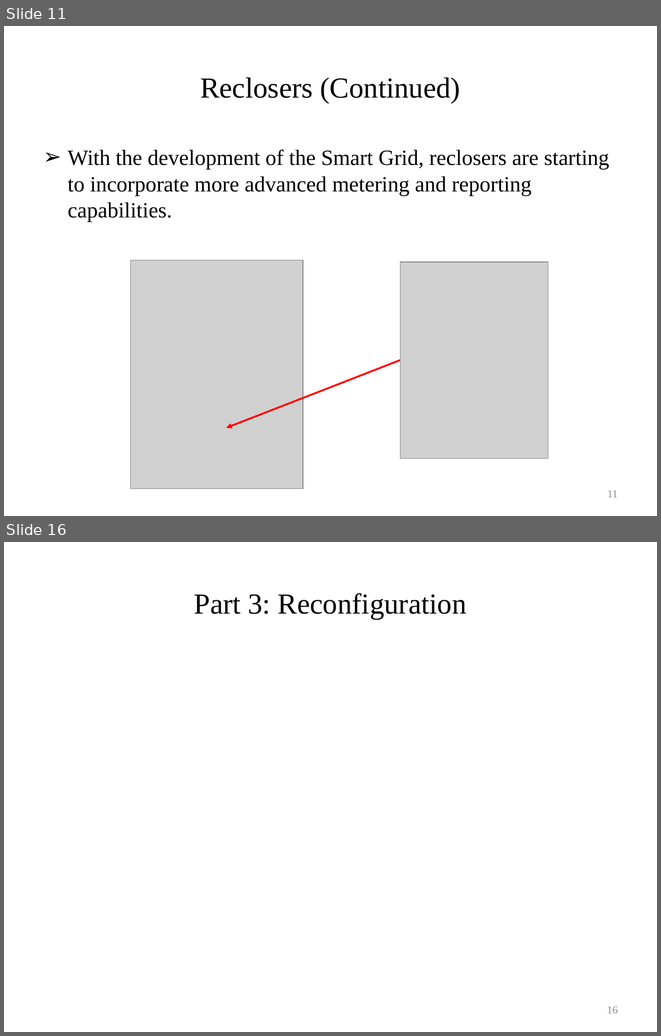
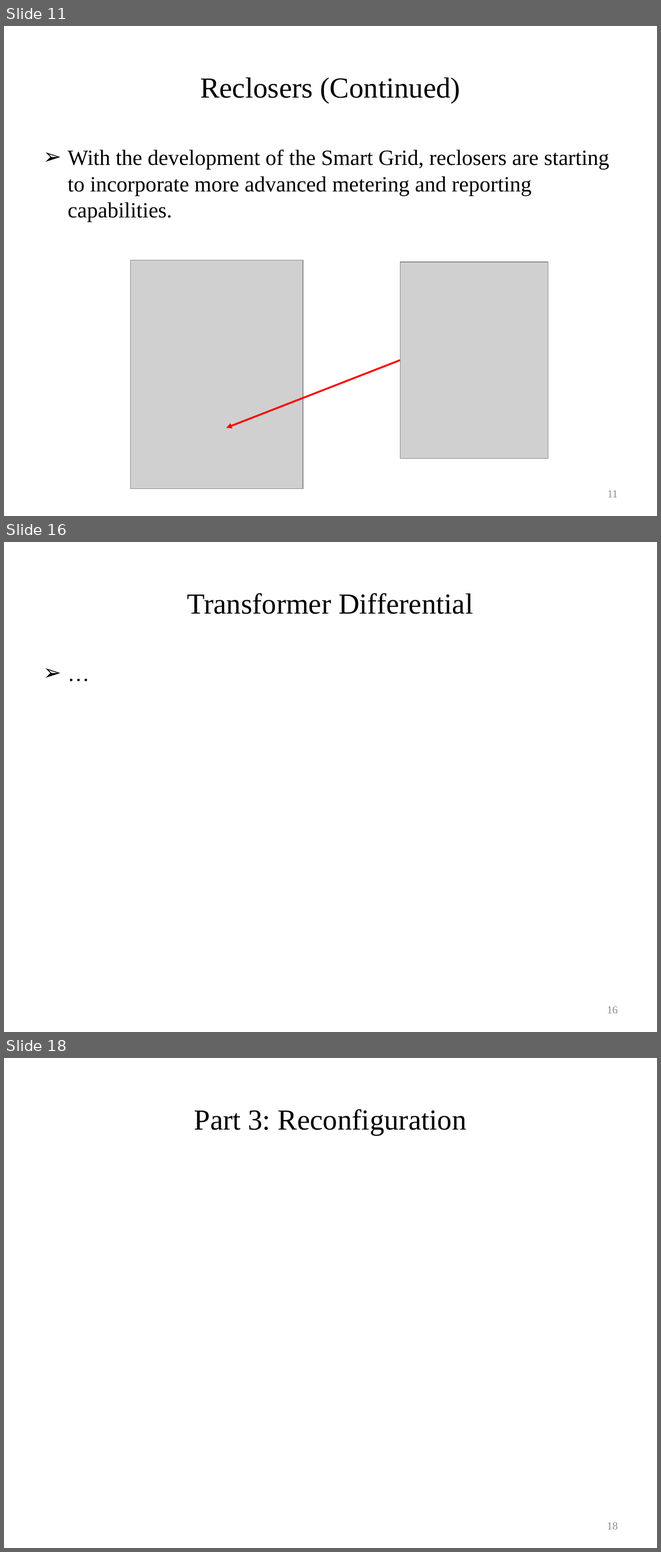
Before and after one commit to gridlab-d/course, a slide deck: University of Washington Class/Module 9 - Automated switching and reconfiguration.pptx. Shown one above the other, each under a label of ours: slides 11 and 16 before the commit, slides 11, 16 and 18 after it; the slides between them are not shown. The pictures are 661x1036 and 661x1552 pixels, drawn with LibreOffice and Linux fonts; fonts in the diff are those of the drawing; grey boxes stand for pictures. Boxes give left, top, right and bottom in pixels: in the first picture for what was removed or moved away, otherwise in the second. Text is boxed around its words. In the diff, an @@ line names an element or a change of style, - is before the commit and + after.

```diff
--- a/University of Washington Class/Module 9 - Automated switching and reconfiguration.pptx
+++ b/University of Washington Class/Module 9 - Automated switching and reconfiguration.pptx
@@ slide 16 added at (4,542,657,1032), background #FFFFFF @@
@@ title added at (187,593,473,614), 32 pt, text #000000 @@
+Transformer Differential
@@ text added at (37,656,624,979), 24 pt, text #000000 @@
+➢ …
@@ page number added at (607,1006,618,1013), 12 pt, text #8C8C8C @@
+16
@@ what was slide 16 is now slide 18 @@
@@ page number at (607,1522,618,1529): text changed @@
-16
+18
```
Also in this commit, not shown: 2 slides changed, 3 other slides added, 2 slides removed.
